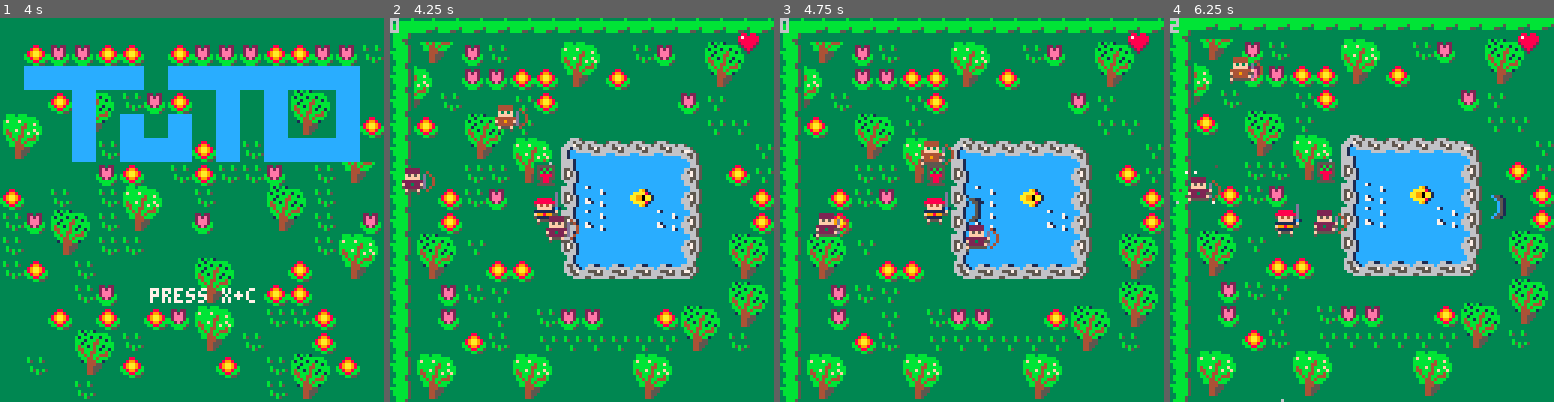
Above: before the commit, frames 1-4 (left to right).
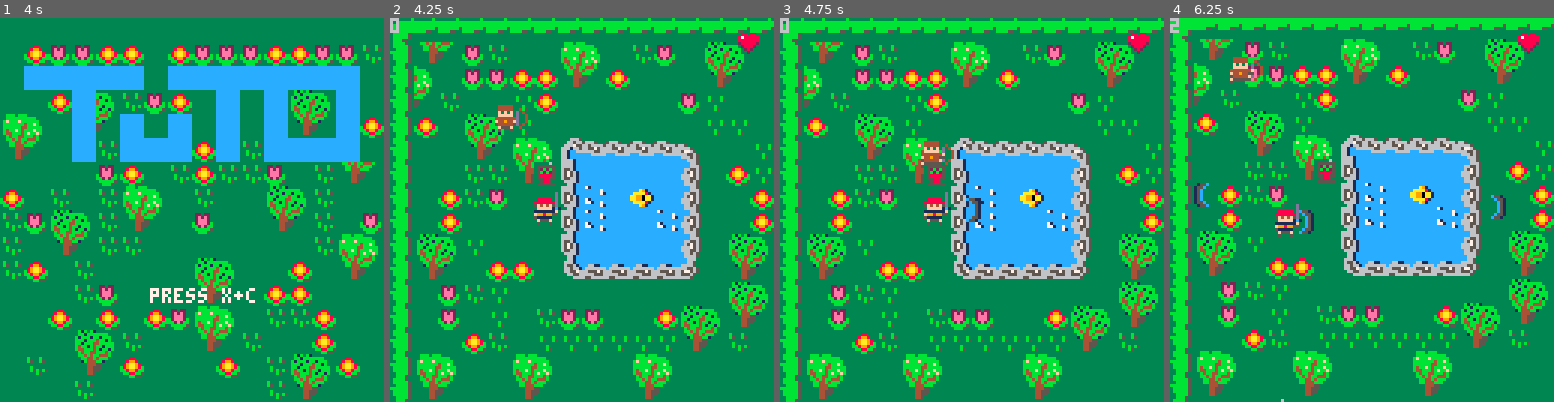
Above: after the commit, the same moments.

Repository: JasonHaenlin/pico-8-sophiaquest
Game: PICO-8 cartridge sophiaquest.p8
Two runs of this game, one before a commit and one after it. Both use one fixed random seed, a clock stepped at 60 frames per second and the inputs below.
Inputs:
- Up to frame 1 (4 s): tap X (X key) at 0.33, 1.07, 1.85, 2.97 s; tap O (Z key) at 0.7, 1.7, 2.1, 2.5, 2.9, 3.3, 3.7 s; hold Right 1.6-2.1 s; hold Up 2.15-2.42 s; hold Right 2.47-3.03 s; hold Left 3.08-3.58 s; hold Down 3.63-3.97 s
- Up to frame 2 (4.25 s): hold Right from 4.02 s (still down); tap X (X key) at 4.08 s; tap O (Z key) at 4.1 s
- Up to frame 3 (4.75 s): tap O (Z key) at 4.5 s; release Right at 4.68 s; hold Up from 4.73 s (still down)
- Up to frame 4 (6.25 s): tap O (Z key) every 0.4 s from 4.9 to 6.1 s; release Up at 5.03 s; hold Left 5.08-5.68 s; tap X (X key) at 5.2 s; hold Down 5.73-6.03 s; hold Right from 6.08 s (still down)

Frame 1 is identical in both runs. In frame 2, 0.7% of the frame differs, in the area x 3-50%, y 39-59%; in frame 3, 0.7%; in frame 4, 1.0%, in the area x 1-47%, y 36-58%.

Commit message:
reset the game when the player is dead

Diff:
--- a/sophiaquest.p8
+++ b/sophiaquest.p8
@@ -60,10 +60,10 @@
 -- make
 
 function make_actor(x,y,s,tag,health,direction)
- direction = direction or none
+ direction = direction or flr(rnd(3))
  local actor = {}
  actor.tag = tag
- actor.direction = direction
+ actor.d = direction
  actor.bx = x
  actor.by = y
  actor.x = x
@@ -100,7 +100,7 @@
  init_screen()
  make_weapons()
  make_player()
- make_ennemies(10, {4,7})
+ make_ennemies(2, {4,7})
 end
 
 function make_ennemies(nb, aspr)
@@ -108,6 +108,7 @@
   for i=1,nb do
    mstr = make_actor(rnd(248),rnd(248),s,ennemy,life.ennemy)
    mstr.weapon = items[4]
+   mstr.cooldown = 50
    mstr.anim = "walk"
    mstr.walk = {f=s,st=s,sz=2,spd=1/5}
    mstr.dx = rnd(1)
@@ -189,6 +190,15 @@
  action()
 end
 
+function controls_ennemies(a)
+ if (a.tag ~= ennemy) return
+ if (a.cooldown > 0) a.cooldown -= 1
+ if (a.cooldown == 0) then
+  shoot(a)
+  a.cooldown = 50
+ end
+end
+
 function move_actors()
  for a in all(actors) do
   a.x += a.dx
@@ -296,31 +306,33 @@
  return false
 end
 
-function shoot()
- local speed = p.weapon.speed
- local center = p.weapon.hb/2
- if(p.d == left) then
-  b = make_actor(p.x-6,p.y,p.weapon.animh,bullet,immortal_obj,left)
+function shoot(a)
+ a = a or p
+ local speed = a.weapon.speed
+ local center = a.weapon.hb/2
+ local b = {}
+ if(a.d == left) then
+  b = make_actor(a.x-6,a.y,a.weapon.animh,bullet,immortal_obj,left)
   b.box = {x1=0,y1=4-center,x2=5,y2=4+center}
   b.dx = -speed
  end
- if(p.d == right) then
-  b = make_actor(p.x+6,p.y,p.weapon.animh,bullet,immortal_obj,right)
+ if(a.d == right) then
+  b = make_actor(a.x+6,a.y,a.weapon.animh,bullet,immortal_obj,right)
   b.box = {x1=3,y1=4-center,x2=8,y2=4+center}
   b.dx = speed
  end
- if(p.d == up) then
-  b = make_actor(p.x,p.y-6,p.weapon.animv,bullet,immortal_obj,up)
+ if(a.d == up) then
+  b = make_actor(a.x,a.y-6,a.weapon.animv,bullet,immortal_obj,up)
   b.box = {x1=4-center,y1=0,x2=4+center,y2=5}
   b.dy = -speed
  end
- if(p.d == down) then
-  b = make_actor(p.x,p.y+6,p.weapon.animv,bullet,immortal_obj,down)
+ if(a.d == down) then
+  b = make_actor(a.x,a.y+6,a.weapon.animv,bullet,immortal_obj,down)
   b.box = {x1=4-center,y1=3,x2=4+center,y2=8}
   b.dy = speed
  end
- b.dmg = p.weapon.dmg
- sfx(p.weapon.sfx)
+ b.dmg = a.weapon.dmg
+ sfx(a.weapon.sfx)
 end
 
 function time_manager()
@@ -453,9 +465,10 @@
  for a in all(actors) do
   if (a.tag == player or a.tag == ennemy) then
    draw_weapon(a)
+   controls_ennemies(a)
    highlight(anim_player(a),a.x,a.y,5)
   else
-   local inv = manage_direction(a.direction)
+   local inv = manage_direction(a.d)
    spr(a.s,a.x,a.y,1,1,inv.h,inv.v)
   end
  end
@@ -525,6 +538,7 @@
   wait_inventory_close()
   controls_menu()
  end
+ check_game_state()
 end
 -- camera
 
@@ -546,6 +560,15 @@
   scr.shake -= 1
  end
  camera(scr.x,scr.y)
+end
+
+function check_game_state()
+ if (is_dead(p)) then
+  cls()
+  make_game()
+  _draw = draw_menu
+  _update = update_menu
+ end
 end
 
 function screenshake(n)
